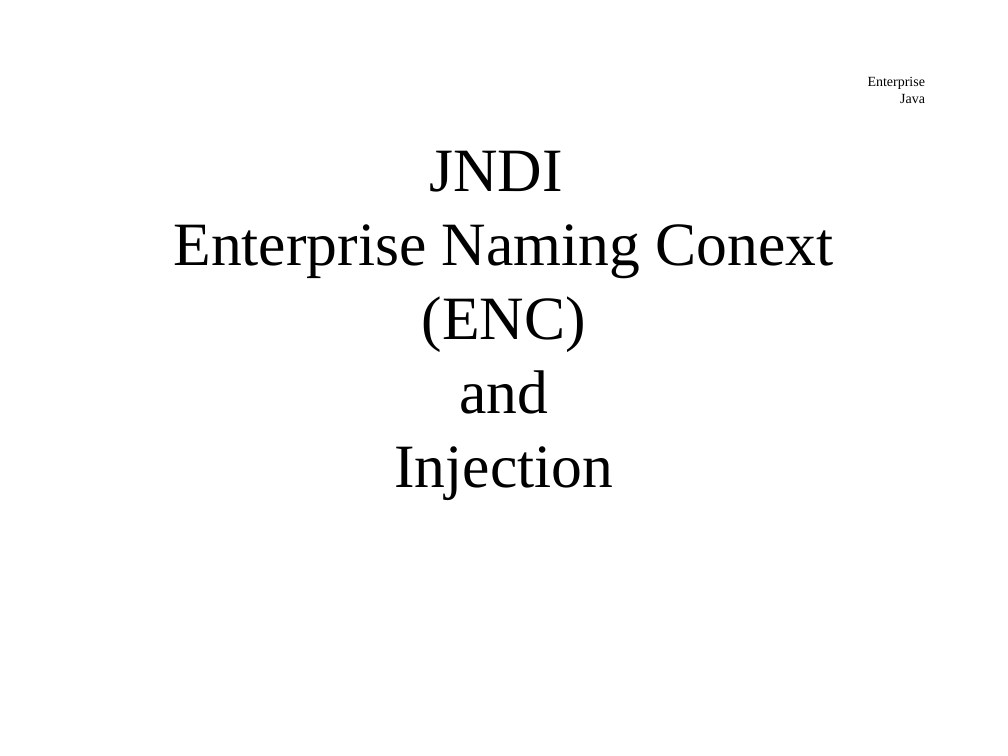
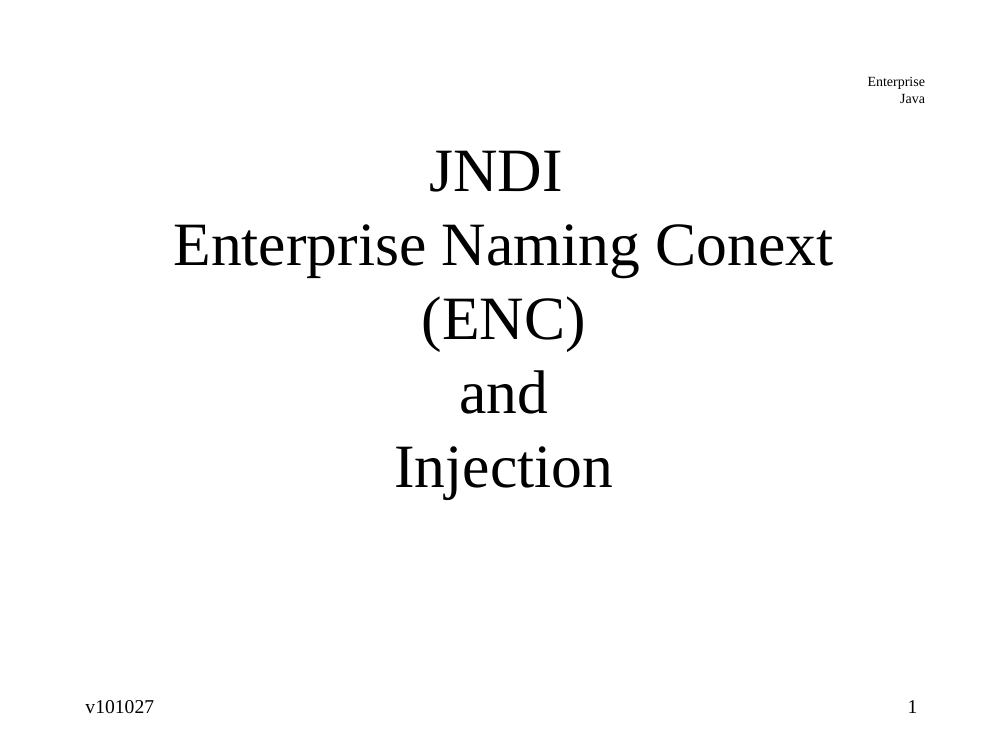
Before and after one commit to jcstaff/ejava-javaee, a slide deck: slide 1 of jndiDemo/src/site/resources/lectures/jndiENC.ppt. Drawn at 1008x756 pixels with LibreOffice and Linux fonts; fonts in the diff are those of the drawing. Boxes give left, top, right and bottom in pixels: in the first picture for what was removed or moved away, otherwise in the second. Text is boxed around its words. In the diff, an @@ line names an element or a change of style, - is before the commit and + after.

```diff
--- a/jndiDemo/src/site/resources/lectures/jndiENC.ppt
+++ b/jndiDemo/src/site/resources/lectures/jndiENC.ppt
@@ text added at box(85, 700, 154, 714), 14 pt, text #000000 @@
+v101027
@@ page number added at box(908, 700, 918, 713), 14 pt, text #000000 @@
+1
```
Also in this commit, not shown: 24 other slides changed, 31 other files.
